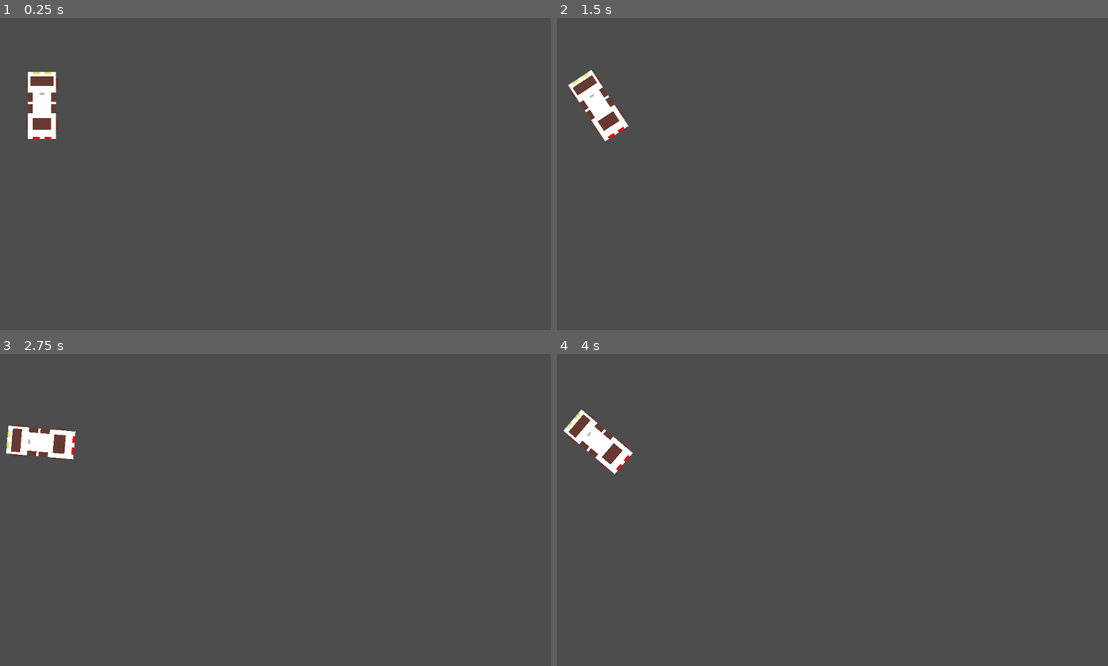
Above: before the commit, frames 1-4 (two rows, left to right).
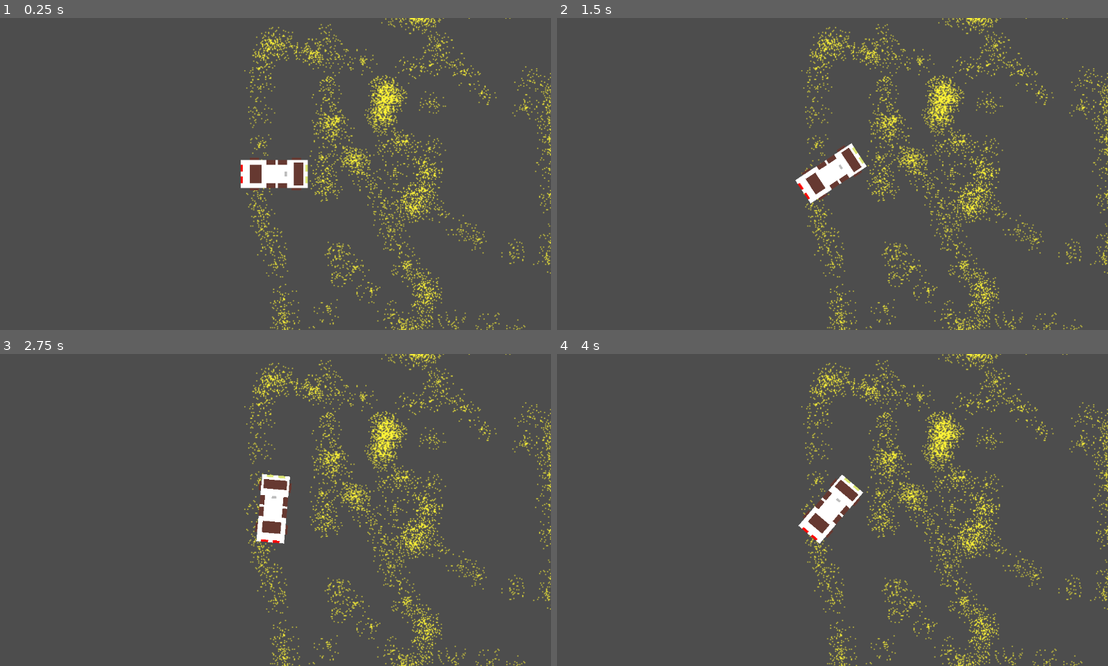
Above: after the commit, the same moments.

Repository: joyel24/TopDownCar
Game: Godot game, scene res://world.tscn
Two runs of this game, one before a commit and one after it. Both use one fixed random seed, a clock stepped at 60 frames per second and the inputs below.
Inputs:
- Up to frame 1 (0.25 s): no input
- Up to frame 2 (1.5 s): tap Enter (ui_accept) at 0.5, 0.6, 0.77, 1.07, 1.35 s; hold Right (ui_right) from 0.53 s (still down)
- Up to frame 3 (2.75 s): tap Enter (ui_accept) at 1.52, 1.82, 2.1 s; release Right (ui_right) at 2.03 s; hold Left (ui_left) from 2.03 s (still down)
- Up to frame 4 (4 s): release Left (ui_left) at 2.78 s; hold Right (ui_right) from 2.78 s (still down); tap Enter (ui_accept) at 2.85, 3.02, 3.32, 3.6, 3.77 s

The runs differ from the first frame. In frame 1, 8.0% of the frame differs, in the area x 4-100%, y 0-100%; in frame 2, 7.9%; in frame 3, 7.9%; in frame 4, 7.9%.

Commit message:
camera follow+ugly background moves

Diff:
--- a/WhiteCar.gd
+++ b/WhiteCar.gd
@@ -2,32 +2,15 @@
 
 
 const SPEED = 300.0
-const JUMP_VELOCITY = -400.0
-
-# Get the gravity from the project settings to be synced with RigidBody nodes.
-var gravity = ProjectSettings.get_setting("physics/2d/default_gravity")
-
 
 func _physics_process(delta):
-	# Add the gravity.
-	#if not is_on_floor():
-		#velocity.y += gravity * delta+
-	#var angle = 0
-	#angle += 1
-	#self.rotation +=1
-	pass
-
-	# Handle jump.
-	if Input.is_action_just_pressed("ui_accept") and is_on_floor():
-		velocity.y = JUMP_VELOCITY
-
-	# Get the input direction and handle the movement/deceleration.
-	# As good practice, you should replace UI actions with custom gameplay actions.
 	var direction = Input.get_axis("ui_left", "ui_right")
 	if direction:
 		self.rotation += direction / 10
-		#velocity.x = direction * SPEED
 	else:
 		velocity.x = move_toward(velocity.x, 0, SPEED)
 
+	velocity = transform.x * Input.get_axis("ui_down", "ui_up") * SPEED
+
+
 	move_and_slide()
--- a/white_car.tscn
+++ b/white_car.tscn
@@ -16,4 +16,5 @@
 shape = SubResource("RectangleShape2D_nwmae")
 
 [node name="WhiteCar" type="Sprite2D" parent="."]
+rotation = 1.5708
 texture = ExtResource("2_bcxao")
--- a/world.tscn
+++ b/world.tscn
@@ -1,10 +1,20 @@
-[gd_scene load_steps=3 format=3 uid="uid://da0d388hf6o4t"]
+[gd_scene load_steps=4 format=3 uid="uid://da0d388hf6o4t"]
 
 [ext_resource type="Script" path="res://world.gd" id="1_2xlqq"]
 [ext_resource type="PackedScene" uid="uid://csbolk86m8qdh" path="res://white_car.tscn" id="2_8t5ck"]
+[ext_resource type="Texture2D" uid="uid://de0l8e6vxbpuf" path="res://sprites/Sprite-0004.png" id="2_xrmen"]
 
 [node name="world" type="Node2D"]
 script = ExtResource("1_2xlqq")
 
+[node name="Sprite-0004" type="Sprite2D" parent="."]
+position = Vector2(990, 311)
+scale = Vector2(2.05729, 1.99074)
+texture = ExtResource("2_xrmen")
+
+[node name="ParallaxBackground" type="ParallaxBackground" parent="."]
+
 [node name="WhiteCar" parent="." instance=ExtResource("2_8t5ck")]
 position = Vector2(97, 184)
+
+[node name="Camera2D" type="Camera2D" parent="WhiteCar"]
Binary file added: sprites/Sprite-0004.png
